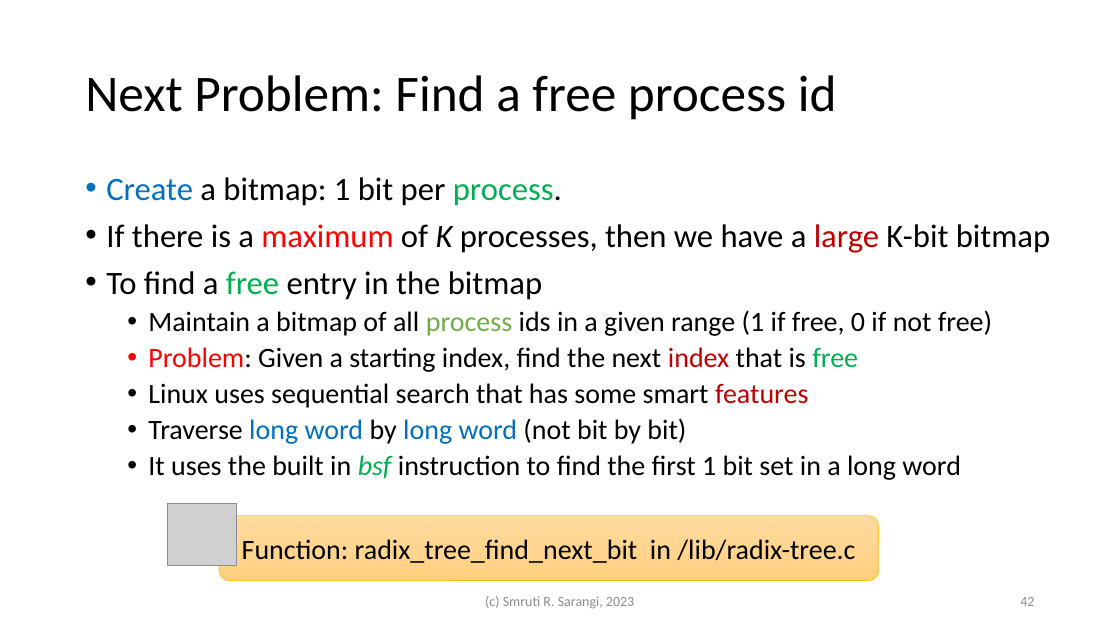
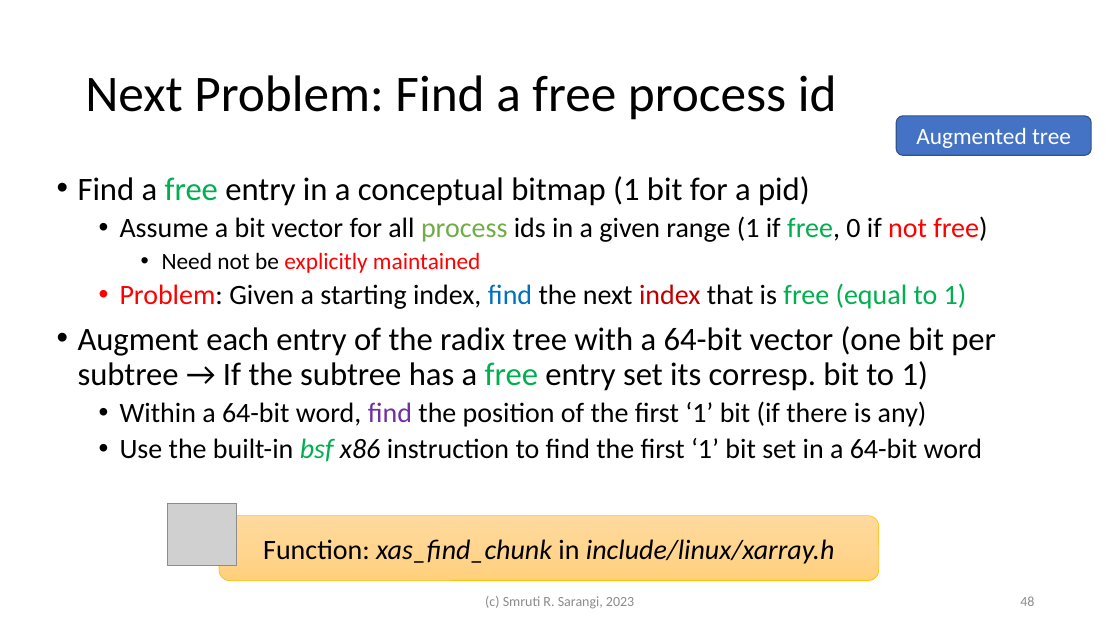
Before and after one commit to sarthak-panda/Sem6, a slide deck: slide 48 of COL331/LEC/3.processes.pptx (slide 42 before the commit). Drawn at 1120x630 pixels with LibreOffice and Linux fonts; fonts in the diff are those of the drawing; grey boxes stand for pictures. Boxes give left, top, right and bottom in pixels: in the first picture for what was removed or moved away, otherwise in the second. Text is boxed around its words. In the diff, an @@ line names an element or a change of style, - is before the commit and + after.

```diff
--- a/COL331/LEC/3.processes.pptx
+++ b/COL331/LEC/3.processes.pptx
@@ rounded rectangle added at (897, 116, 1091, 155), fill #4472C4, outline #325491 1 pt, 20 pt, text #FFFFFF @@
+Augmented tree
@@ text at (78, 176, 996, 462): text changed @@
-• Create a bitmap: 1 bit per process.
-• If there is a maximum of K processes, then we have a large K-bit bitmap
-• To find a free entry in the bitmap
-  • Maintain a bitmap of all process ids in a given range (1 if free, 0 if not free)
-  • Problem: Given a starting index, find the next index that is free
-  • Linux uses sequential search that has some smart features
-  • Traverse long word by long word (not bit by bit)
-  • It uses the built in bsf instruction to find the first 1 bit set in a long word
+• Find a free entry in a conceptual bitmap (1 bit for a pid)
+  • Assume a bit vector for all process ids in a given range (1 if free, 0 if not free)
+    • Need not be explicitly maintained
+  • Problem: Given a starting index, find the next index that is free (equal to 1)
+• Augment each entry of the radix tree with a 64-bit vector (one bit per subtree → If the subtree has a free entry set its corresp. bit to 1)
+  • Within a 64-bit word, find the position of the first ‘1’ bit (if there is any)
+  • Use the built-in bsf x86 instruction to find the first ‘1’ bit set in a 64-bit word
@@ text in rounded rectangle at (263, 539, 835, 564): text changed; italic on @@
-Function: radix_tree_find_next_bit in /lib/radix-tree.c
+Function: xas_find_chunk in include/linux/xarray.h
@@ page number at (1020, 596, 1034, 606): text changed @@
-42
+48
```
Also in this commit, not shown: 34 other slides changed, 7 slides added, 2 slides removed, 13 other files.
